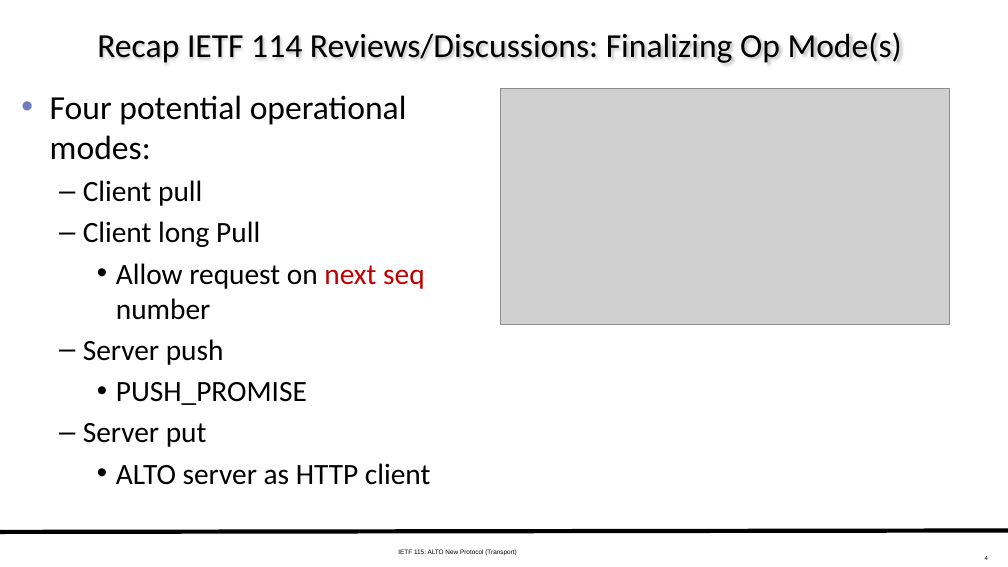
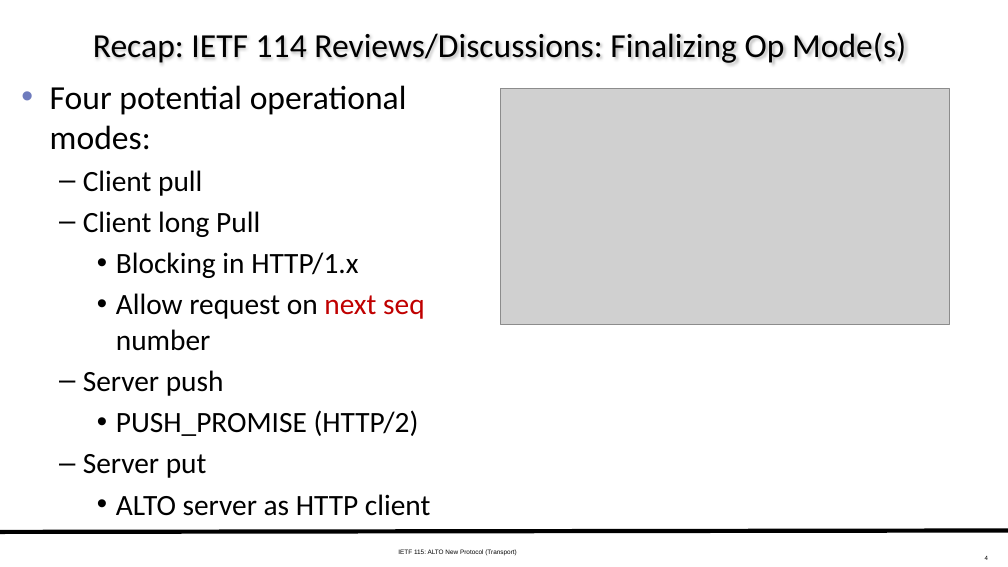
Before and after one commit to ietf-wg-alto/wg-materials, a slide deck: slide 4 of meetings-ietf/ietf-115/slides-115-alto-transport-11-11-working-11-05.pptx. Drawn at 1008x567 pixels with LibreOffice and Linux fonts; fonts in the diff are those of the drawing; grey boxes stand for pictures. Boxes give left, top, right and bottom in pixels: in the first picture for what was removed or moved away, otherwise in the second. Text is boxed around its words. In the diff, an @@ line names an element or a change of style, - is before the commit and + after.

Commit message:
initial slides for deployment and multi-domain for ietf 116

```diff
--- a/meetings-ietf/ietf-115/slides-115-alto-transport-11-11-working-11-05.pptx
+++ b/meetings-ietf/ietf-115/slides-115-alto-transport-11-11-working-11-05.pptx
@@ title at bbox=[93, 32, 906, 63]: text changed @@
-Recap IETF 114 Reviews/Discussions: Finalizing Op Mode(s)
+Recap: IETF 114 Reviews/Discussions: Finalizing Op Mode(s)
@@ text "Four potential operational modes:": place and size @@
-text "Four potential operational modes:" at bbox=[50, 95, 430, 485]
+text "Four potential operational modes:" at bbox=[50, 85, 430, 516]
@@ text at bbox=[116, 252, 358, 278]: paragraph added @@
+    • Blocking in HTTP/1.x
@@ text at bbox=[116, 410, 419, 436]: text changed @@
-    • PUSH_PROMISE
+    • PUSH_PROMISE (HTTP/2)
```
Also in this commit, not shown: 8 other slides changed, 2 slides added, 9 other files.
